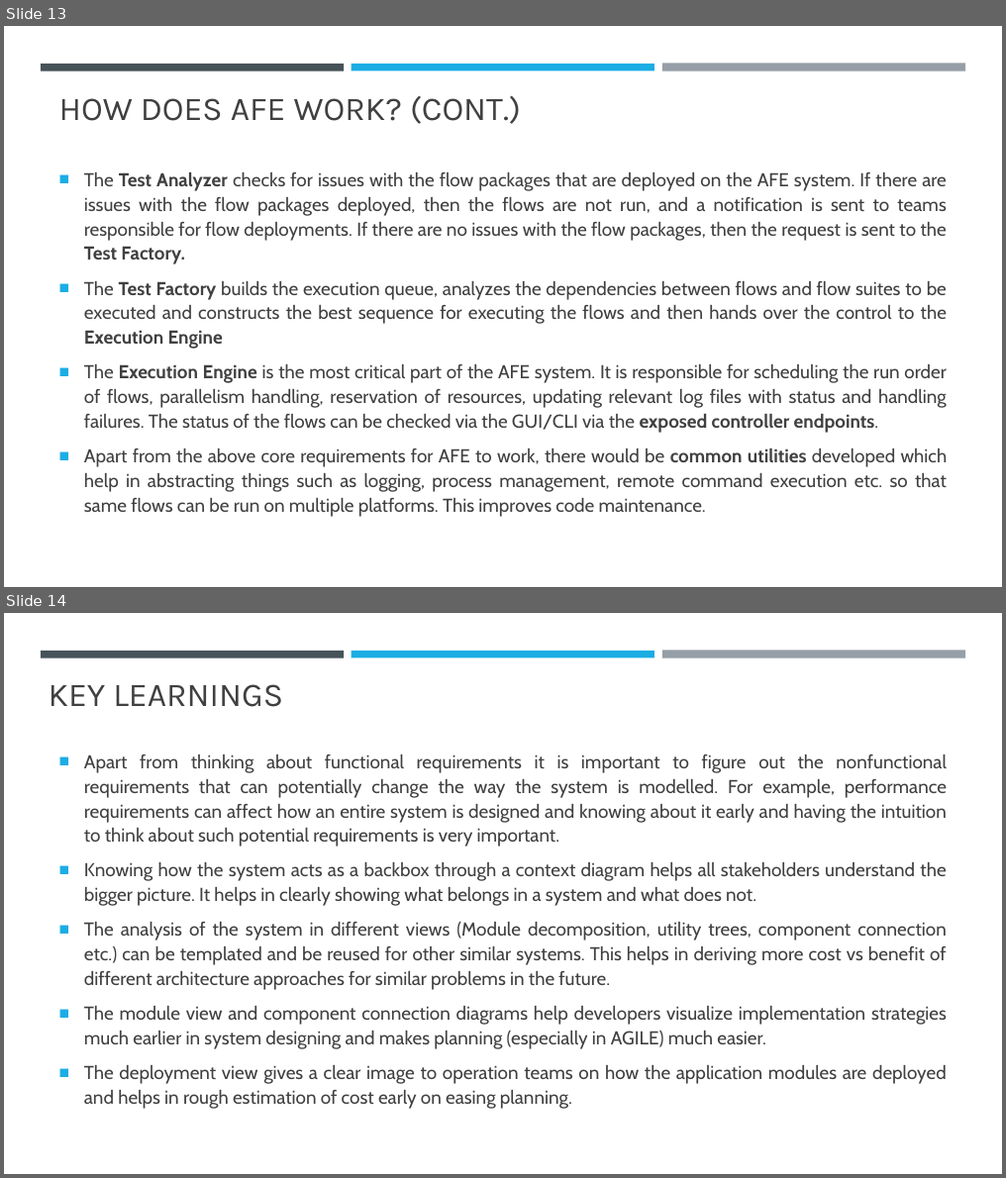
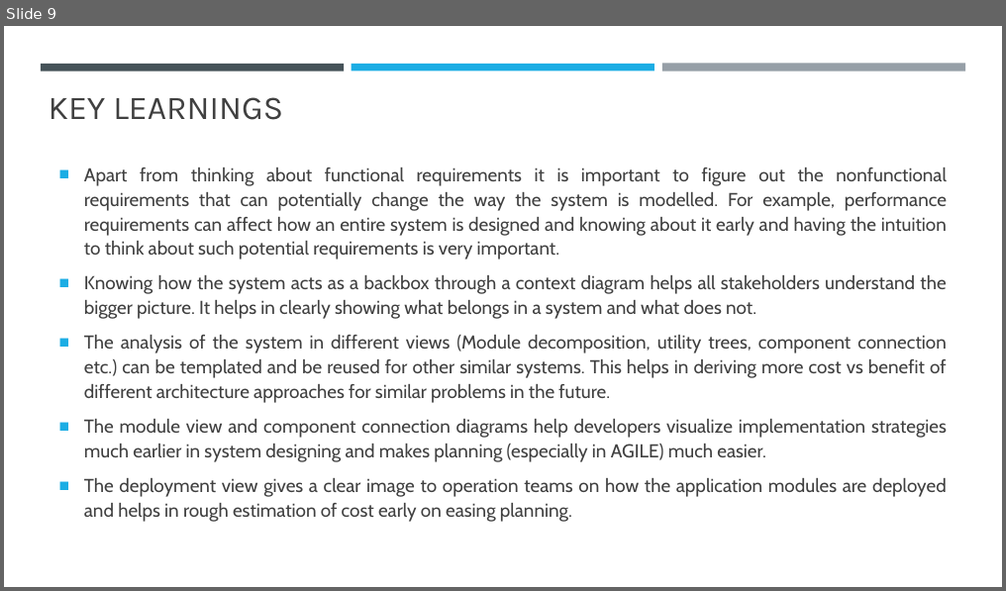
Before and after one commit to Akhilsudh/BITS-Assignment, a slide deck: Semester 2/Software Architecture/Assignment 2/SA-Assignment-2021MT12054.pptx. Shown one above the other, each under a label of ours: slides 13 and 14 before the commit, slide 9 after it. The pictures are 1006x1178 and 1006x591 pixels, drawn with LibreOffice and Linux fonts; fonts in the diff are those of the drawing. Boxes give left, top, right and bottom in pixels: in the first picture for what was removed or moved away, otherwise in the second. Text is boxed around its words. In the diff, an @@ line names an element or a change of style, - is before the commit and + after.

```diff
--- a/Semester 2/Software Architecture/Assignment 2/SA-Assignment-2021MT12054.pptx
+++ b/Semester 2/Software Architecture/Assignment 2/SA-Assignment-2021MT12054.pptx
@@ slide 13 removed at [4,26,1002,587], background #FFFFFF; not listed: 3 template elements that a slide beside it also shows @@
@@ title removed at [59,96,521,124] @@
-HOW DOES AFE WORK? (CONT.)
@@ text removed at [84,173,947,517] @@
-■ The Test Analyzer checks for issues with the flow packages that are deployed on the AFE system. If there are issues with the flow packages deployed, then the flows are not run, and a notification is sent to teams responsible for flow deployments. If there are no issues with the flow packages, then the request is sent to the Test Factory.
-■ The Test Factory builds the execution queue, analyzes the dependencies between flows and flow suites to be executed and constructs the best sequence for executing the flows and then hands over the control to the Execution Engine
-■ The Execution Engine is the most critical part of the AFE system. It is responsible for scheduling the run order of flows, parallelism handling, reservation of resources, updating relevant log files with status and handling failures. The status of the flows can be checked via the GUI/CLI via the exposed controller endpoints.
-■ Apart from the above core requirements for AFE to work, there would be common utilities developed which help in abstracting things such as logging, process management, remote command execution etc. so that same flows can be run on multiple platforms. This improves code maintenance.
@@ what was slide 14 is now slide 9 @@
```
Also in this commit, not shown: 3 slides changed, 5 slides added, 9 other slides removed, 9 other files.
